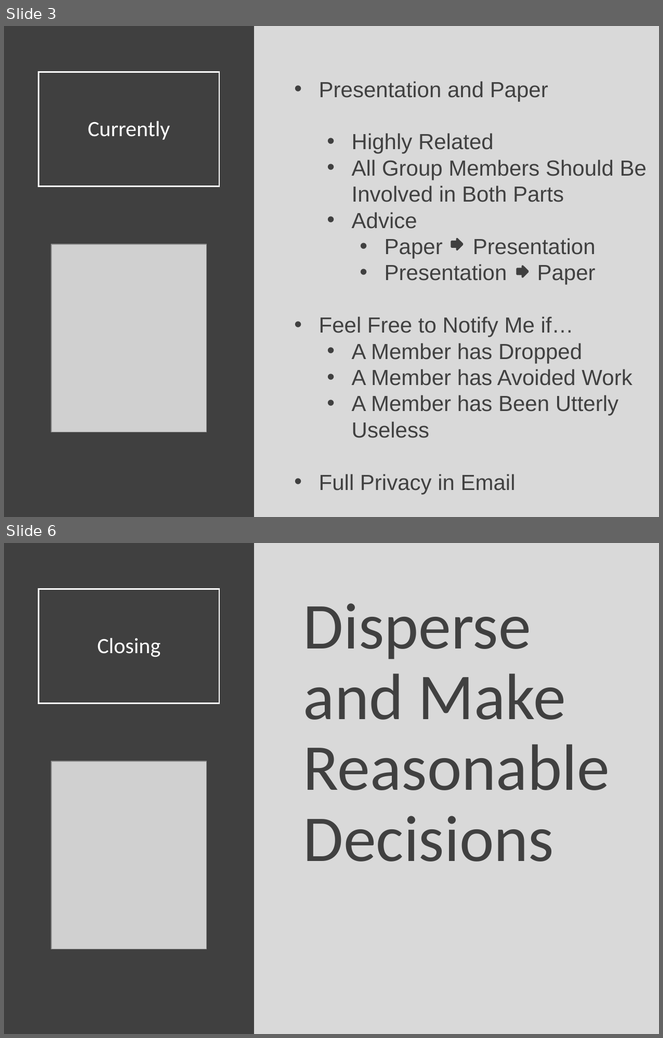
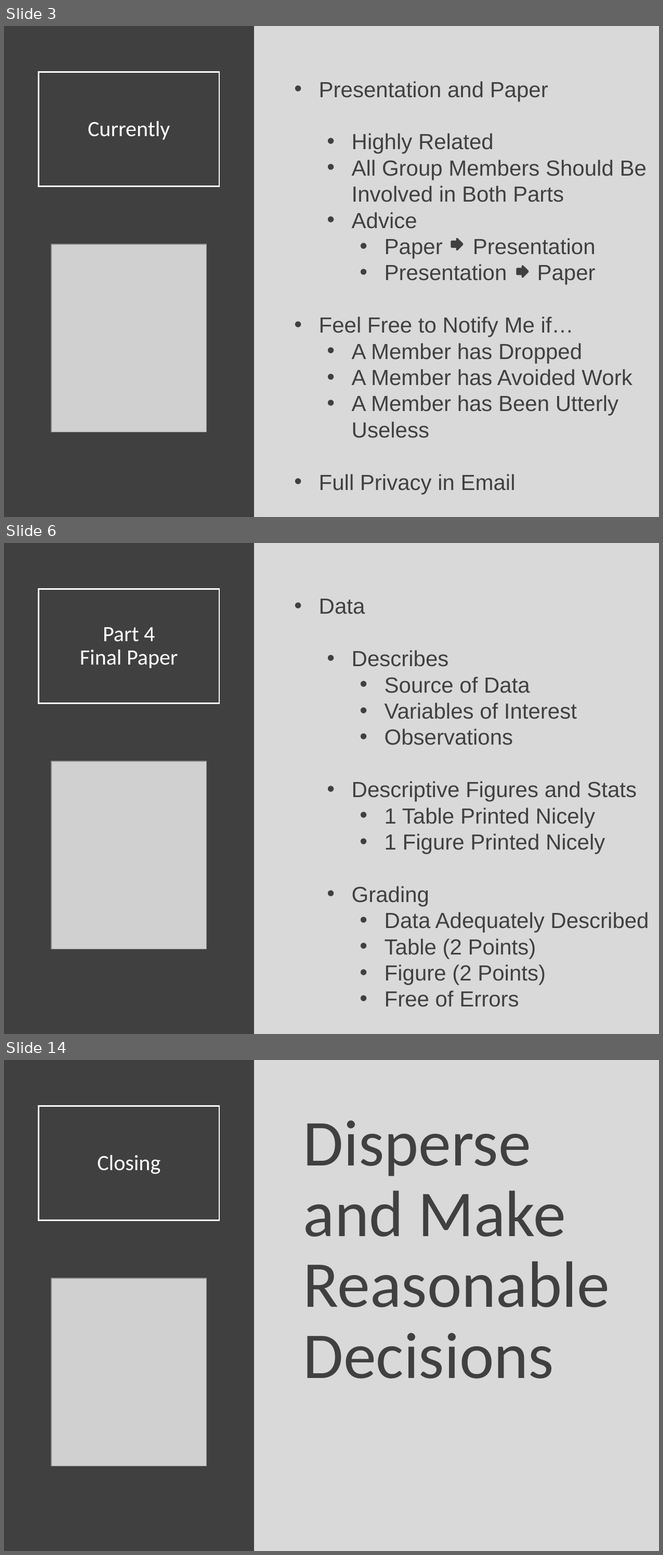
Before and after one commit to Yixf-Self/STOR320_WEBSITE, a slide deck: Lecture/Lecture 26/Lecture 26.pptx. Shown one above the other, each under a label of ours: slides 3 and 6 before the commit, slides 3, 6 and 14 after it; the slides between them are not shown. The pictures are 663x1038 and 663x1555 pixels, drawn with LibreOffice and Linux fonts; fonts in the diff are those of the drawing; grey boxes stand for pictures. Boxes give left, top, right and bottom in pixels: in the first picture for what was removed or moved away, otherwise in the second. Text is boxed around its words. In the diff, an @@ line names an element or a change of style, - is before the commit and + after.

```diff
--- a/Lecture/Lecture 26/Lecture 26.pptx
+++ b/Lecture/Lecture 26/Lecture 26.pptx
@@ slide 6 added at (x1=4, y1=543, x2=659, y2=1034), background #D9D9D9 @@
@@ rectangle added at (x1=4, y1=543, x2=254, y2=1034), fill #404040 @@
@@ title added at (x1=39, y1=589, x2=220, y2=704), outline #FFFFFF 1.5 pt, 24 pt, text #FFFFFF @@
+Part 4
+Final Paper
@@ text added at (x1=319, y1=599, x2=649, y2=1007), 24 pt, text #404040 @@
+• Data
+  • Describes
+    • Source of Data
+    • Variables of Interest
+    • Observations
+  • Descriptive Figures and Stats
+    • 1 Table Printed Nicely
+    • 1 Figure Printed Nicely
+  • Grading
+    • Data Adequately Described
+    • Table (2 Points)
+    • Figure (2 Points)
+    • Free of Errors
@@ picture added at (x1=51, y1=761, x2=206, y2=949) @@
@@ what was slide 6 is now slide 14 @@
```
Also in this commit, not shown: 3 slides changed, 7 other slides added, 8 other files.
